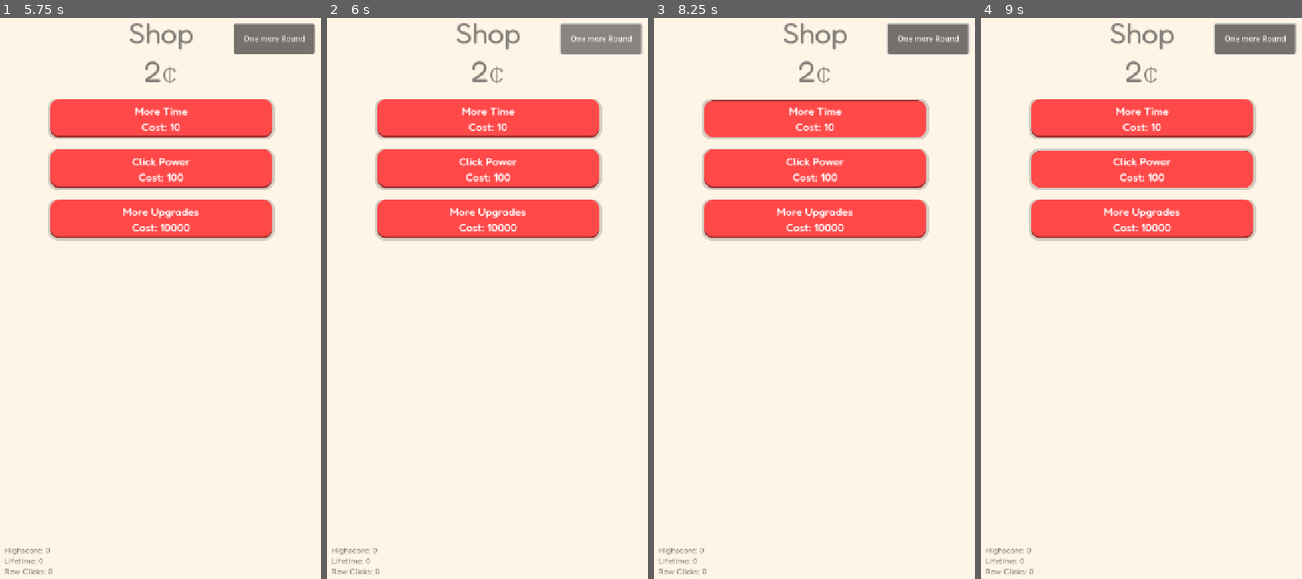
Above: before the commit, frames 1-4 (left to right).
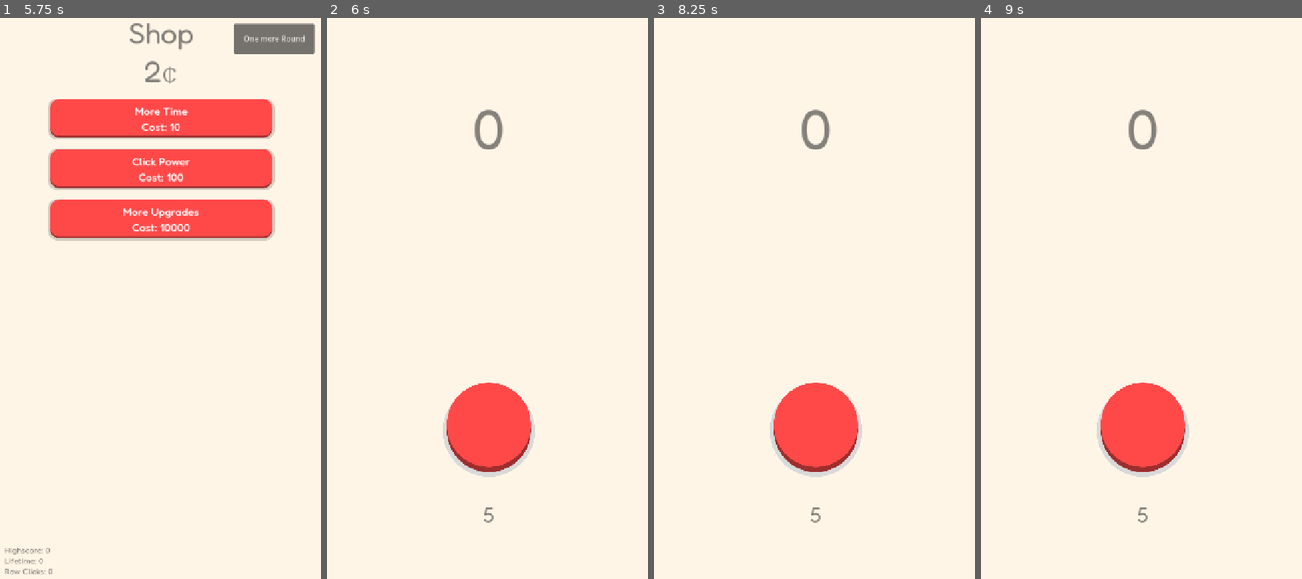
Above: after the commit, the same moments.

Repository: christianstrang/button-clicker
Game: Godot game, scene res://Scenes/Main.tscn
The game is run twice, just before and just after one commit, with the same random seed, the same clock (stepped at 60 frames per second) and the same inputs.
Inputs (mouse positions are in pixels of both pictures, inside the frame that each line leads up to):
- Up to frame 1 (5.75 s): tap Enter at 0.5, 2, 4.25 s; move the mouse to (160, 427) at 0.52 s; click (160, 427) at 0.67 s; tap Space at 1.25, 3.5, 5 s; move the mouse to (96, 320) at 1.27 s; click (96, 320) at 1.42 s; move the mouse to (195, 163) at 2.02 s; click (195, 163) at 2.17 s; move the mouse to (144, 410) at 2.77 s; click (144, 410) at 2.92 s; move the mouse to (260, 377) at 3.52 s; click (260, 377) at 3.67 s; move the mouse to (60, 203) at 4.27 s; click (60, 203) at 4.42 s; move the mouse to (179, 292) at 5.02 s; click (179, 292) at 5.17 s
- Up to frame 2 (6 s): click "One more Round" at 5.75 s
- Up to frame 3 (8.25 s): click (926, 40) at 6.5 s, where only the run before the commit has a clickable "One more Round"; click (926, 40) at 7.25 s, where only the run before the commit has a clickable "One more Round"; move the mouse to (814, 118) at 8.02 s; click (814, 118) at 8.17 s
- Up to frame 4 (9 s): move the mouse to (1141, 169) at 8.77 s; click (1141, 169) at 8.92 s

Frame 1 is identical in both runs. In frame 2, 21% of the frame differs, in the area x 1-99%, y 0-100%; in frame 3, 21%; in frame 4, 21%.

Commit message:
start new round

Diff:
--- a/Scenes/Shop.tscn
+++ b/Scenes/Shop.tscn
@@ -121,3 +121,5 @@
 offset_right = 691.0
 offset_bottom = 125.0
 text = "One more Round"
+
+[connection signal="pressed" from="Button" to="." method="_on_button_pressed"]
--- a/Scripts/Shop.gd
+++ b/Scripts/Shop.gd
@@ -21,3 +21,9 @@
 		item.set_upgrade_data(upgrade)
 		#item.connect("purchase_pressed", _on_upgrade_purchased)
 		upgrade_container.add_child(item)
+
+
+func _on_button_pressed() -> void:
+	GameManager.currency = 0
+	# Load the main scene
+	get_tree().change_scene_to_file("res://Scenes/Main.tscn")
